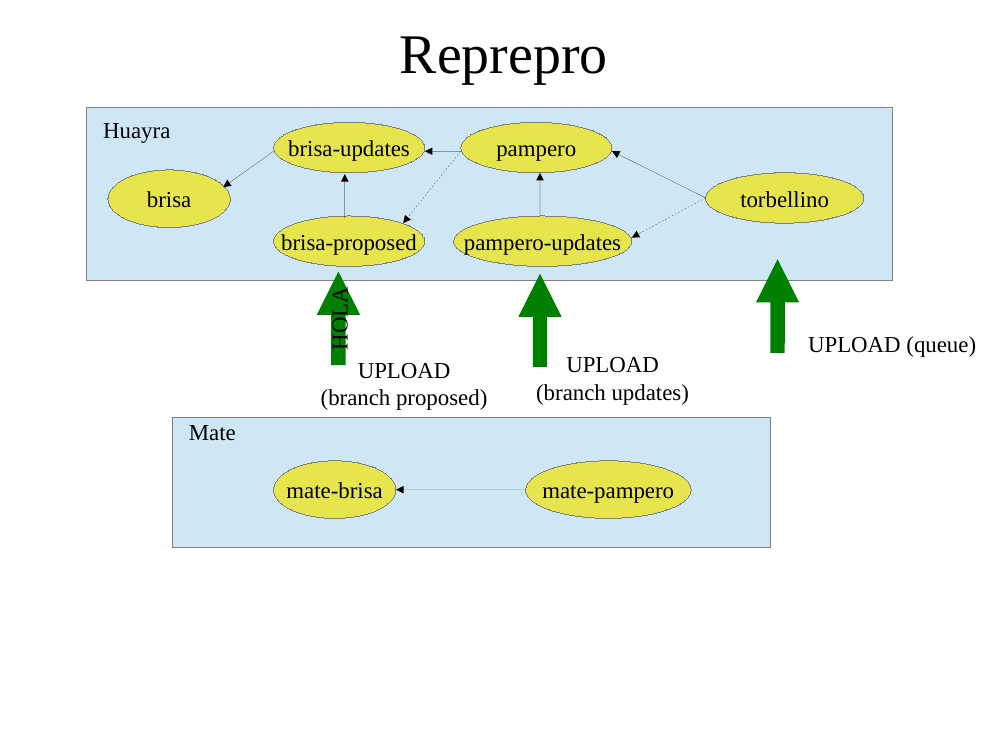
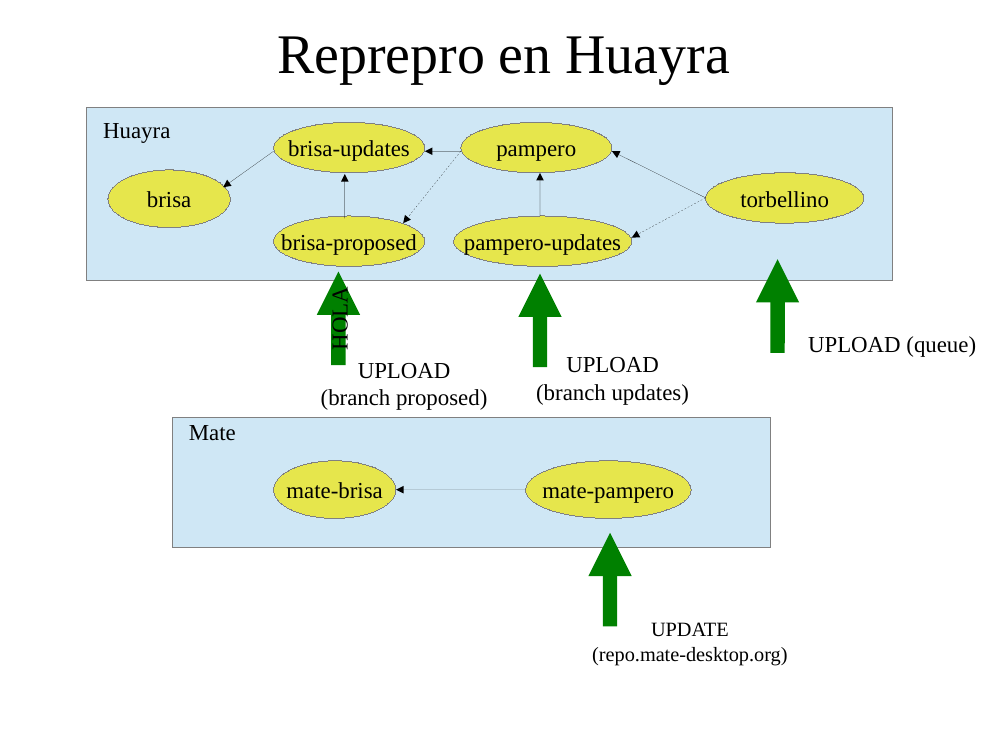
Before and after one commit to HuayraLinux/charlas, a slide deck: slide 10 of talleres/empaquetado/empaquetando.odp (slide 8 before the commit). Drawn at 1008x756 pixels with LibreOffice and Linux fonts; fonts in the diff are those of the drawing; background and template pictures are left out. Boxes give left, top, right and bottom in pixels: in the first picture for what was removed or moved away, otherwise in the second. Text is boxed around its words. In the diff, an @@ line names an element or a change of style, - is before the commit and + after.

```diff
--- a/talleres/empaquetado/empaquetando.odp
+++ b/talleres/empaquetado/empaquetando.odp
@@ title at box(277, 36, 730, 84): text changed @@
-Reprepro
+Reprepro en Huayra
@@ arrow added from (610, 627) to (610, 533), #008000 11.34 pt @@
@@ text added at box(592, 622, 787, 665), 16 pt, text #000000 @@
+UPDATE
+(repo.mate-desktop.org)
```
Also in this commit, not shown: 4 other slides changed, 4 slides added, 1 slide removed, 1 other file.
